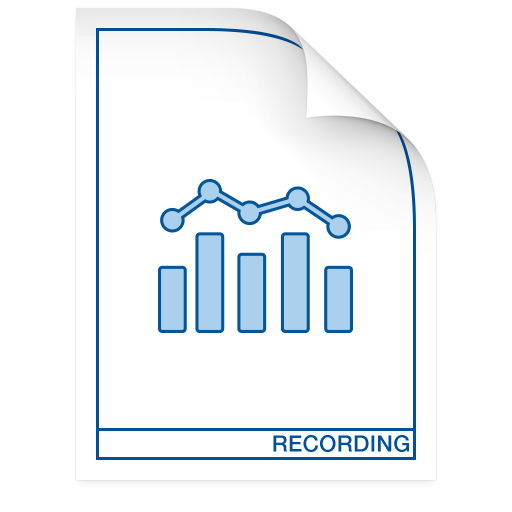
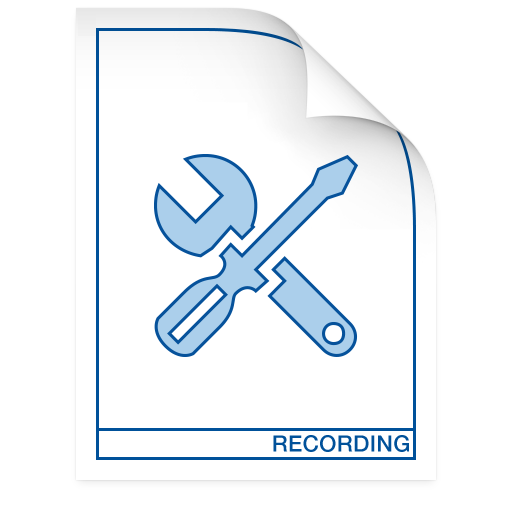
Two versions of the same layered image (512x512). Layer-by-layer changes:
added layer "Vector Smart Object" (1st of 4) above "Vector Smart Object" over [154, 154, 358, 357]
hid "Vector Smart Object" (2nd of 4) over [158, 179, 353, 333]
